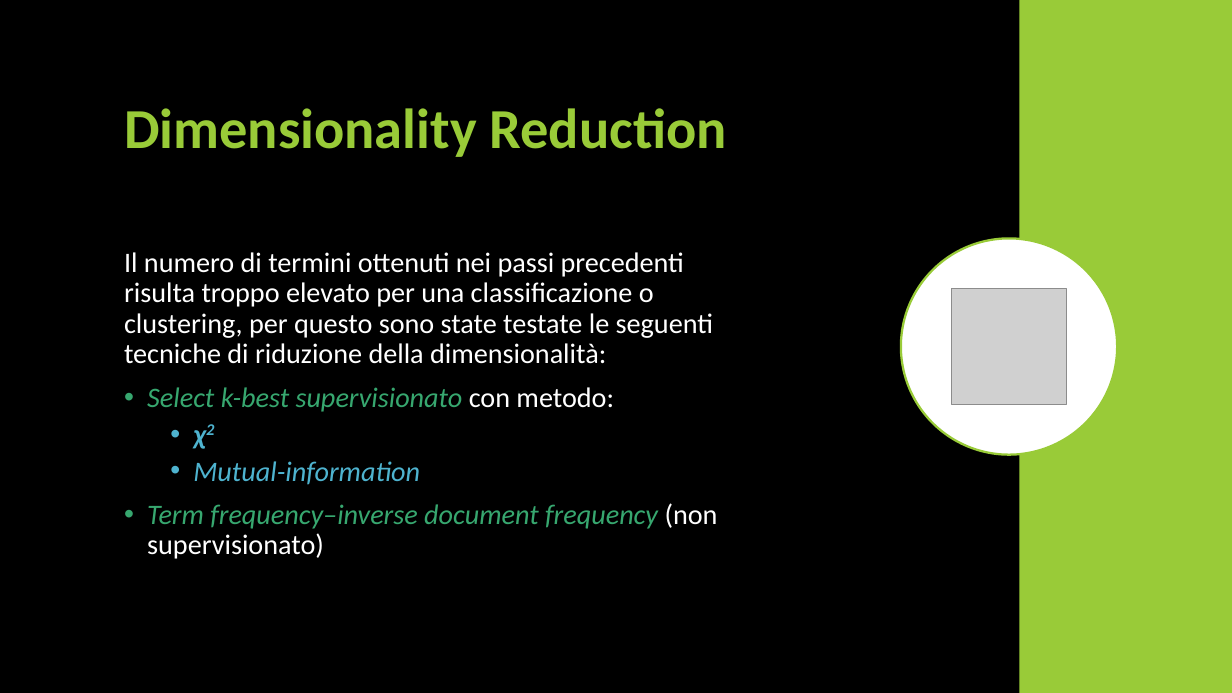
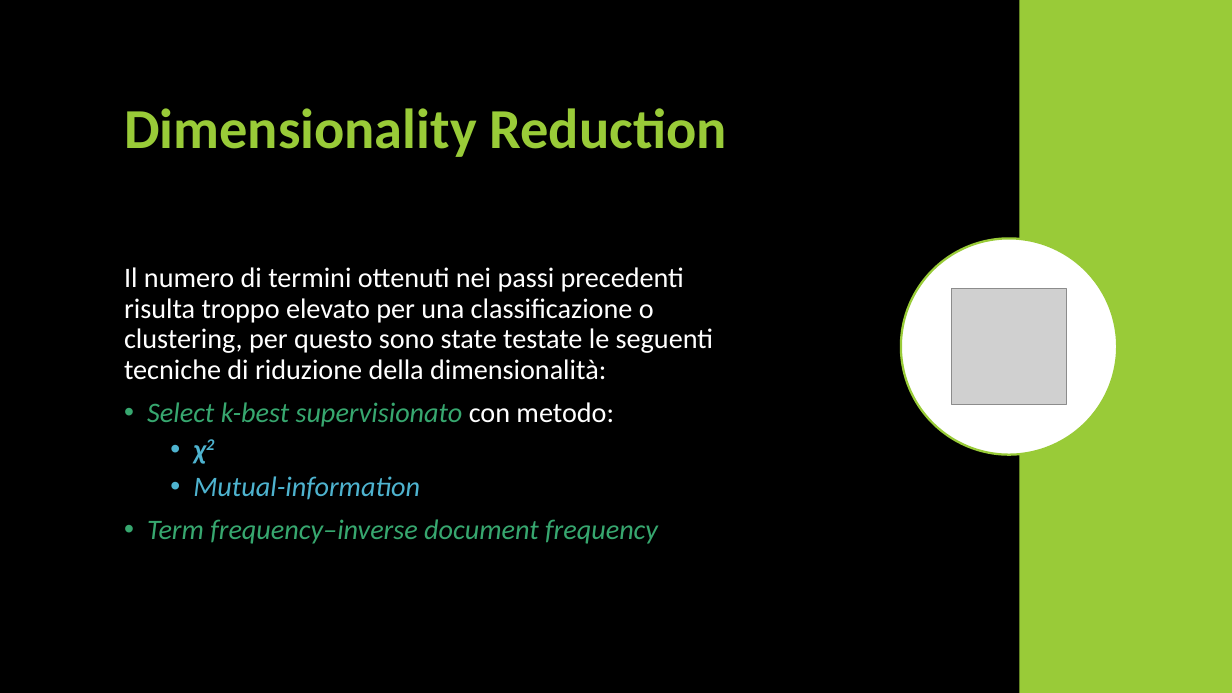
Before and after one commit to unipi-fr/LargeScaleMultiStructureDatabases, a slide deck: slide 6 of Task2/Documentation/Data Mining/Presentazione Data Mining.pptx. Drawn at 1232x693 pixels with LibreOffice and Linux fonts; fonts in the diff are those of the drawing; grey boxes stand for pictures. Boxes give left, top, right and bottom in pixels: in the first picture for what was removed or moved away, otherwise in the second. Text is boxed around its words. In the diff, an @@ line names an element or a change of style, - is before the commit and + after.

```diff
--- a/Task2/Documentation/Data Mining/Presentazione Data Mining.pptx
+++ b/Task2/Documentation/Data Mining/Presentazione Data Mining.pptx
@@ text at bbox=[147, 519, 658, 544]: text changed @@
-• Term frequency–inverse document frequency (non supervisionato)
+• Term frequency–inverse document frequency
```
Also in this commit, not shown: 5 other slides changed, 10 slides added, 1 slide removed, 9 other files.
